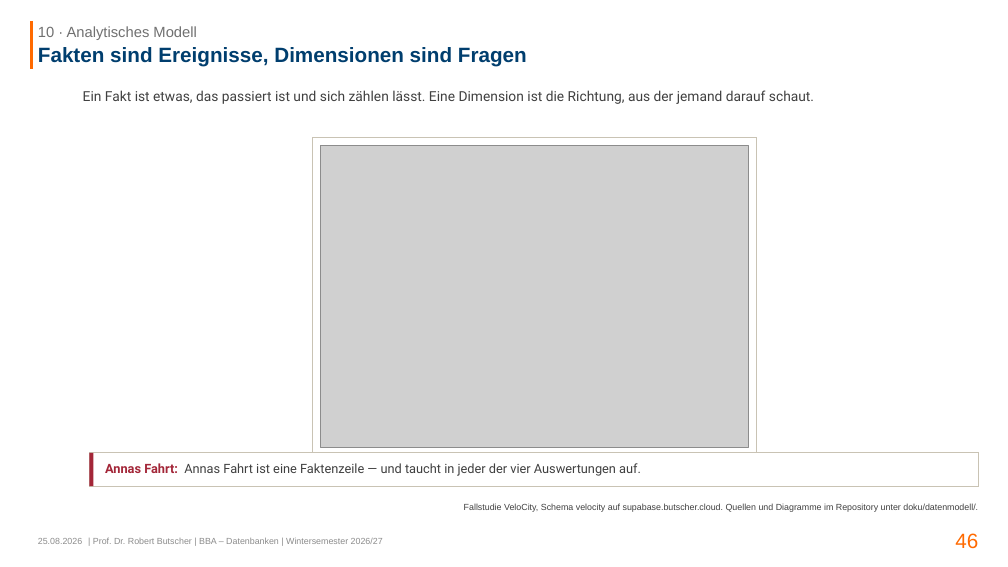
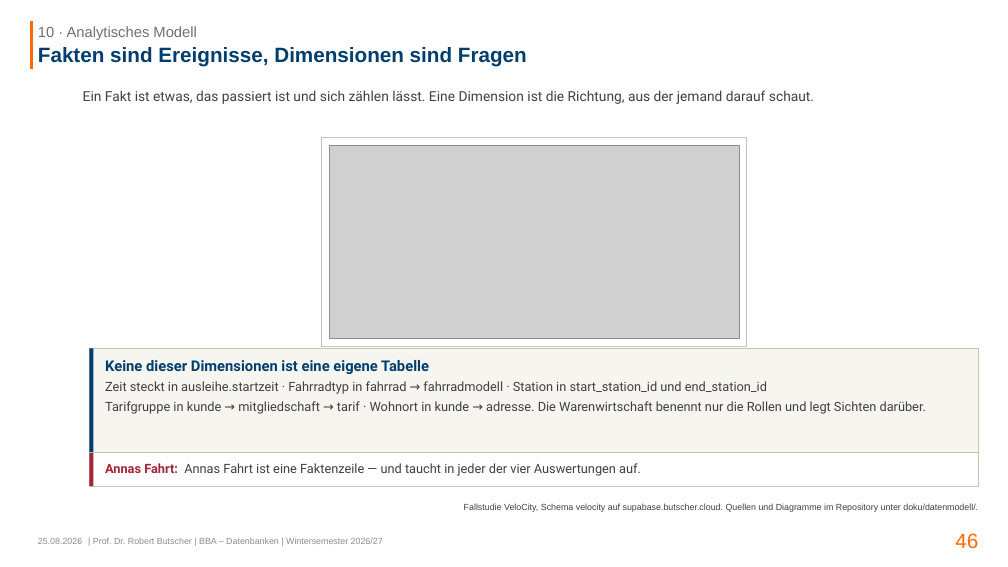
Before and after one commit to swrobuts/velocity-fallstudie, a slide deck: slide 46 of slides/velocity-datenbankentwurf.pptx. Drawn at 1008x567 pixels with LibreOffice and Linux fonts; fonts in the diff are those of the drawing; grey boxes stand for pictures. Boxes give left, top, right and bottom in pixels: in the first picture for what was removed or moved away, otherwise in the second. Text is boxed around its words. In the diff, an @@ line names an element or a change of style, - is before the commit and + after.

```diff
--- a/slides/velocity-datenbankentwurf.pptx
+++ b/slides/velocity-datenbankentwurf.pptx
@@ rectangle: place and size @@
-rectangle at [312,138,756,454]
+rectangle at [321,138,747,346]
@@ picture: place and size @@
-picture at [320,146,749,447]
+picture at [329,146,739,339]
@@ rectangle added at [89,349,979,453], fill #F7F5EF, outline #C9C3B4 0.75 pt @@
@@ rectangle added at [89,349,94,453], fill #003E6E @@
@@ text added at [105,360,926,414], 13 pt, text #404040 @@
+Keine dieser Dimensionen ist eine eigene Tabelle
+Zeit steckt in ausleihe.startzeit · Fahrradtyp in fahrrad → fahrradmodell · Station in start_station_id und end_station_id
+Tarifgruppe in kunde → mitgliedschaft → tarif · Wohnort in kunde → adresse. Die Warenwirtschaft benennt nur die Rollen und legt Sichten darüber.
```
Also in this commit, not shown: 5 other slides changed, 7 other files.
